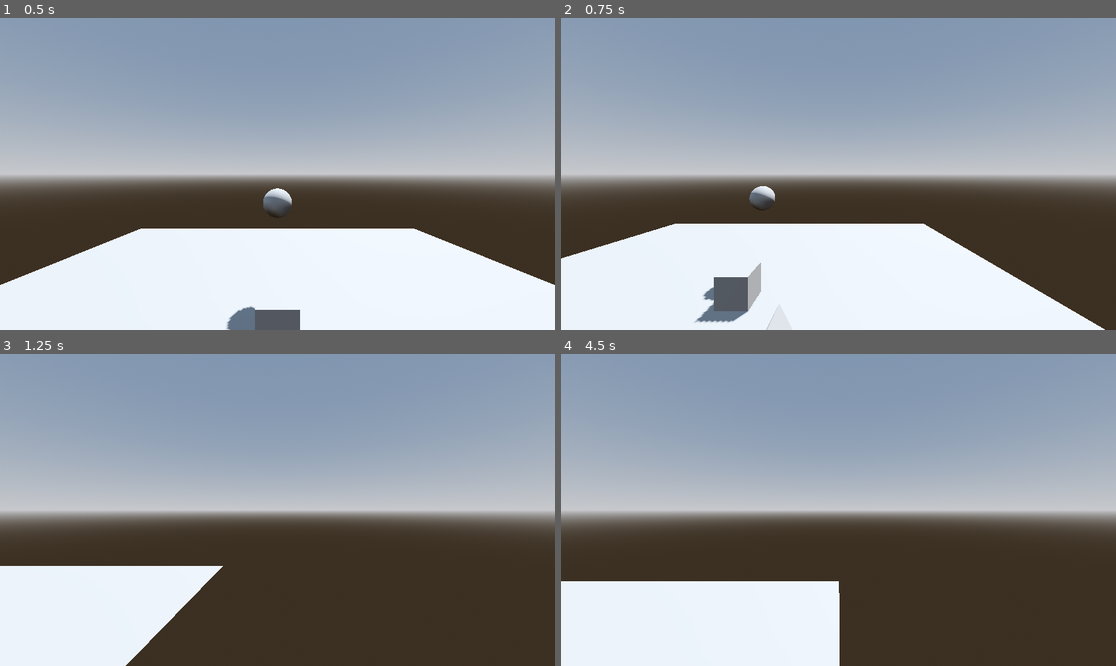
Above: before the commit, frames 1-4 (two rows, left to right).
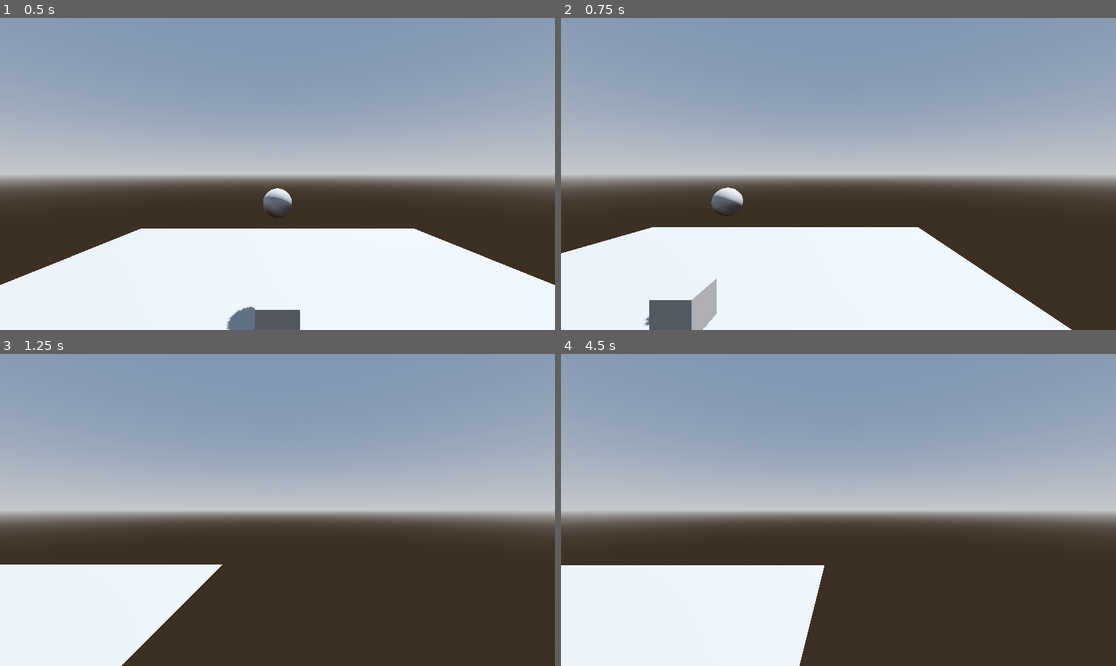
Above: after the commit, the same moments.

Repository: fsblab/Basic-Godot-3D-Camera-Control
Game: Godot game, scene res://scenes/root.tscn
Two runs of this game, one before a commit and one after it. Both use one fixed random seed, a clock stepped at 60 frames per second and the inputs below.
Inputs (mouse positions are in pixels of both pictures, inside the frame that each line leads up to):
- Up to frame 1 (0.5 s): no input
- Up to frame 2 (0.75 s): tap Enter at 0.5 s; move the mouse to (960, 158) at 0.52 s; hold D from 0.53 s (still down); tap Mouse wheel down (mmb_down) at 0.6 s; click (960, 158) at 0.67 s
- Up to frame 3 (1.25 s): keep holding D; tap Mouse wheel up (mmb_up) at 0.8 s
- Up to frame 4 (4.5 s): move the mouse to (727, 525) at 1.27 s; release D at 1.28 s; hold S 1.28-2.03 s; tap Mouse wheel up (mmb_up) at 1.35, 2.3, 2.85, 3.8, 4.35 s; click (727, 525) at 1.42 s; tap Mouse wheel down (mmb_down) at 1.55, 2.1, 3.05, 3.6 s; move the mouse to (894, 441) at 2.02 s; hold D 2.03-2.78 s; click (894, 441) at 2.17 s; move the mouse to (810, 572) at 2.77 s; hold W 2.78-3.53 s; click (810, 572) at 2.92 s; move the mouse to (1005, 556) at 3.52 s; hold A from 3.53 s (still down); click (1005, 556) at 3.67 s; move the mouse to (672, 463) at 4.27 s; click (672, 463) at 4.42 s

Frame 1 is identical in both runs. In frame 2, 4.9% of the frame differs, in the area x 0-98%, y 53-100%; in frame 3, 0.4%; in frame 4, 3.9%.

Commit message:
minor changes for consistency, added another way to zoom in and out

Diff:
--- /dev/null
+++ b/scenes/LeftRightRotationScript.gd
@@ -0,0 +1,15 @@
+extends Node3D
+
+
+var rotationScalar
+
+
+# Called when the node enters the scene tree for the first time.
+func _ready():
+	rotationScalar = 2
+
+
+# Called every frame. 'delta' is the elapsed time since the previous frame.
+func _process(delta):
+	if Input.is_mouse_button_pressed(MOUSE_BUTTON_MIDDLE):
+		rotation.y -= Input.get_last_mouse_velocity().normalized().x * delta * rotationScalar
--- a/src/CameraScript.gd
+++ b/src/CameraScript.gd
@@ -23,4 +23,4 @@
 		translate(Vector3.RIGHT * delta * movementSpeed)
 
 	if Input.is_mouse_button_pressed(MOUSE_BUTTON_MIDDLE):
-		rotation.y -= Input.get_last_mouse_velocity().normalized().x * delta * rotationScalar
+		rotate_y(- Input.get_last_mouse_velocity().normalized().x * delta * rotationScalar)
--- a/src/UpDownRotationScript.gd
+++ b/src/UpDownRotationScript.gd
@@ -2,15 +2,25 @@
 
 
 var rotationScalar
+var zoomScalar
 
 
 func _ready():
 	rotationScalar = 2
+	zoomScalar = 20
 
 
 # Called every frame. 'delta' is the elapsed time since the previous frame.
 func _process(delta):
 	if Input.is_mouse_button_pressed(MOUSE_BUTTON_MIDDLE):
-		rotation.x -= Input.get_last_mouse_velocity().normalized().y * delta * rotationScalar
+		rotate_x(- Input.get_last_mouse_velocity().normalized().y * delta * rotationScalar)
 
 	rotation.x = clamp(rotation.x, -.8, .1)
+
+	if Input.is_action_just_pressed("mmb_up"):
+		translate(Vector3.FORWARD * delta * zoomScalar)
+
+	if Input.is_action_just_pressed("mmb_down"):
+		translate(Vector3.BACK * delta * zoomScalar)
+
+	position.y = clamp(position.y, 0, 20)
--- a/src/ZoomIOScript.gd
+++ b/src/ZoomIOScript.gd
@@ -8,7 +8,6 @@
 var cam
 
 var direction
-
 var zoomScalar
 
 # Called when the node enters the scene tree for the first time.
@@ -20,20 +19,20 @@
 	cam = viewport.get_camera_3d()
 
 
-func _physics_process(delta):
-	if Input.is_action_just_pressed("mmb_up"):
-		mouse_position = viewport.get_mouse_position()
-
-		direction = cam.project_ray_normal(mouse_position)
-		translate(direction * zoomScalar * delta)
-
-	if Input.is_action_just_pressed("mmb_down"):
-		mouse_position = viewport.get_mouse_position()
-
-		direction = cam.project_ray_normal(mouse_position)
-		translate(-direction * zoomScalar * delta)
-
-	position.y = clamp(position.y, 0, 20)
+#func _physics_process(delta):
+#	if Input.is_action_just_pressed("mmb_up"):
+#		mouse_position = viewport.get_mouse_position()
+#
+#		direction = cam.project_ray_normal(mouse_position)
+#		translate(direction * zoomScalar * delta)
+#
+#	if Input.is_action_just_pressed("mmb_down"):
+#		mouse_position = viewport.get_mouse_position()
+#
+#		direction = cam.project_ray_normal(mouse_position)
+#		translate(-direction * zoomScalar * delta)
+#
+#	position.y = clamp(position.y, 0, 20)
 
 
 #func _input(event):
